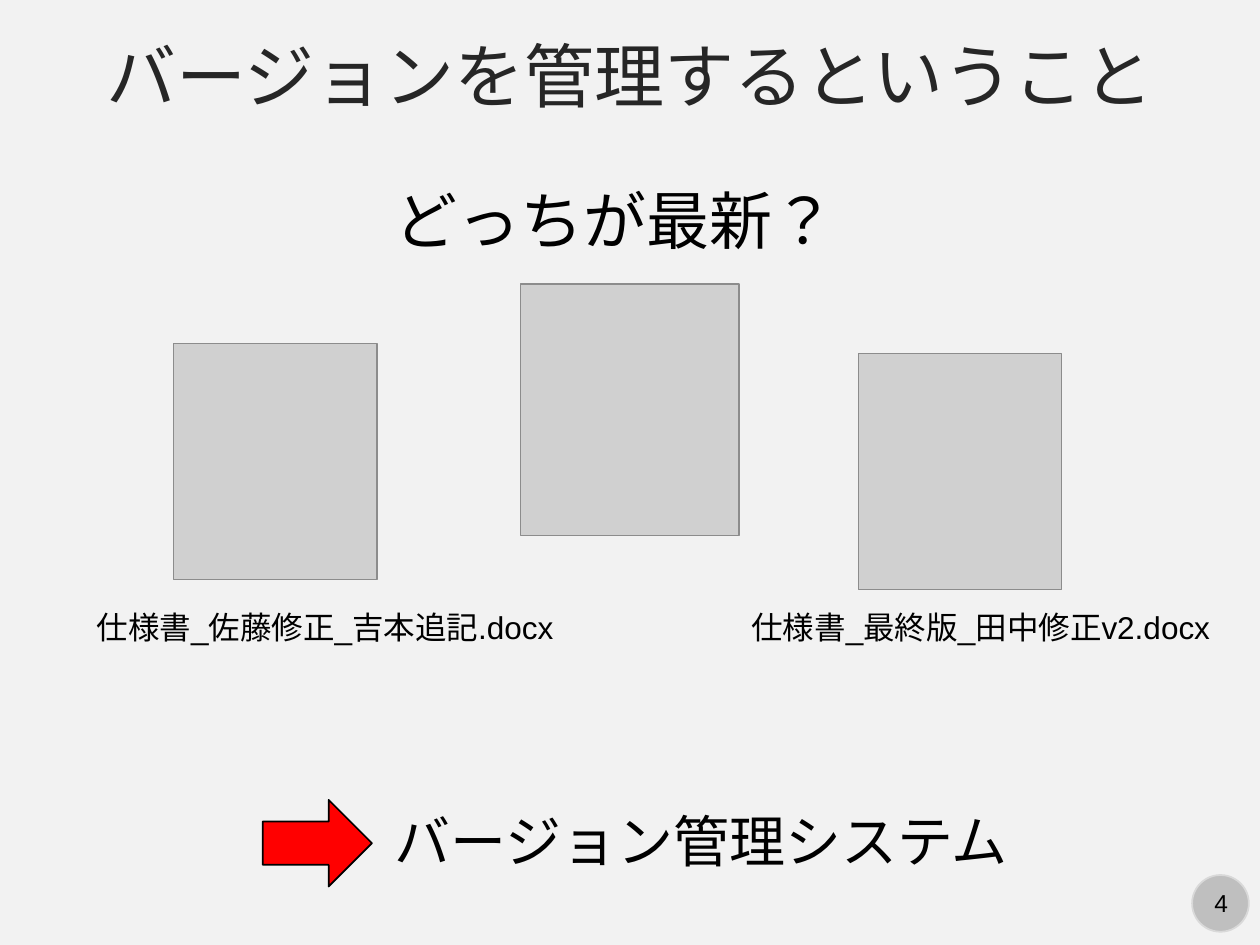
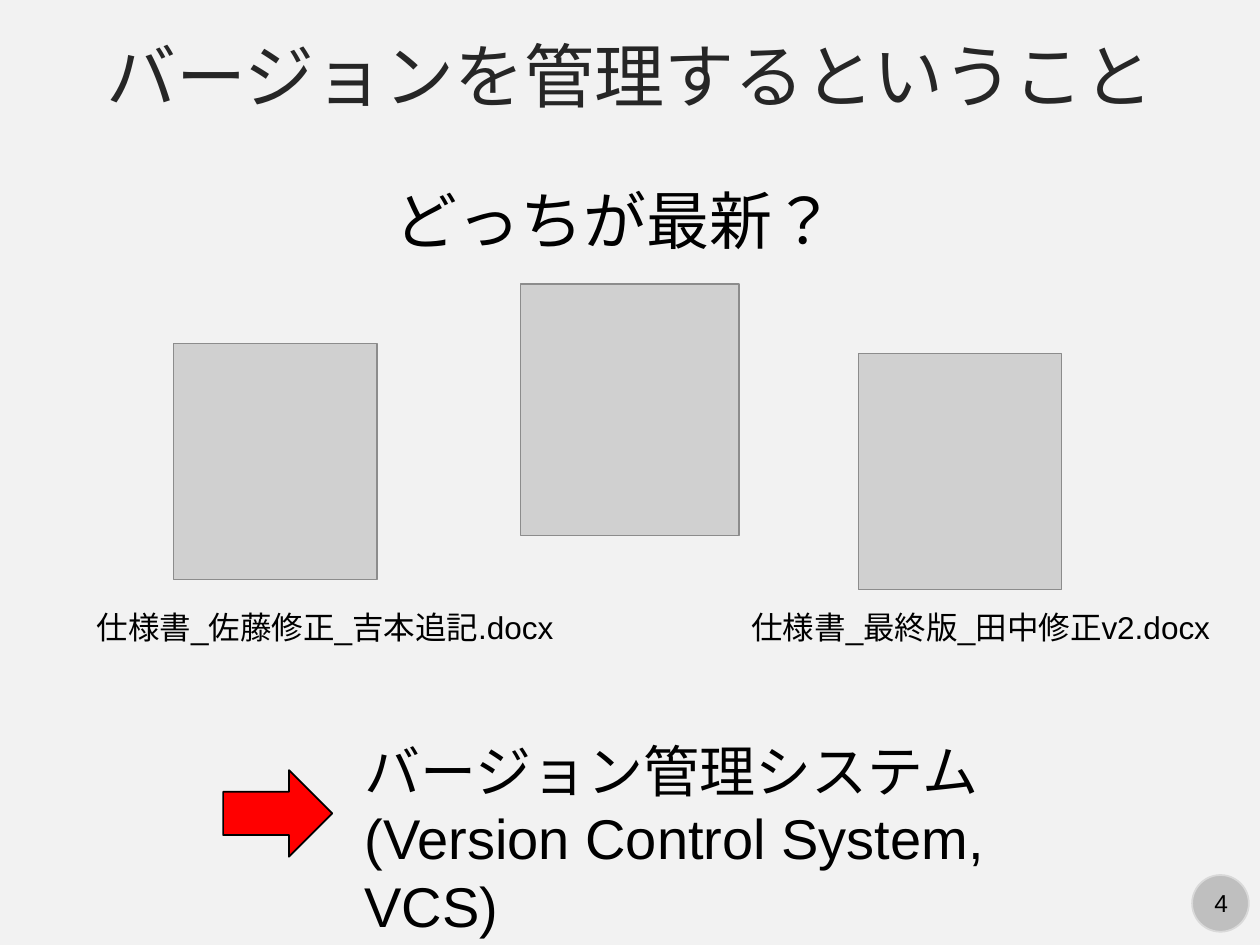
Before and after one commit to kaityo256/github, a slide deck: slide 4 of vcs/fig/slide.pptx. Drawn at 1260x945 pixels with LibreOffice and Linux fonts; fonts in the diff are those of the drawing; grey boxes stand for pictures. Boxes give left, top, right and bottom in pixels: in the first picture for what was removed or moved away, otherwise in the second. Text is boxed around its words. In the diff, an @@ line names an element or a change of style, - is before the commit and + after.

```diff
--- a/vcs/fig/slide.pptx
+++ b/vcs/fig/slide.pptx
@@ text "バージョン管理システム" moved from (x1=394, y1=814, x2=1008, y2=867) to (x1=365, y1=744, x2=983, y2=870) @@
@@ right arrow moved from (x1=263, y1=800, x2=373, y2=887) to (x1=223, y1=770, x2=333, y2=857) @@
@@ text at (x1=365, y1=818, x2=983, y2=870): paragraph added @@
+(Version Control System, VCS)
```
Also in this commit, not shown: 3 other slides changed, 8 slides added.
